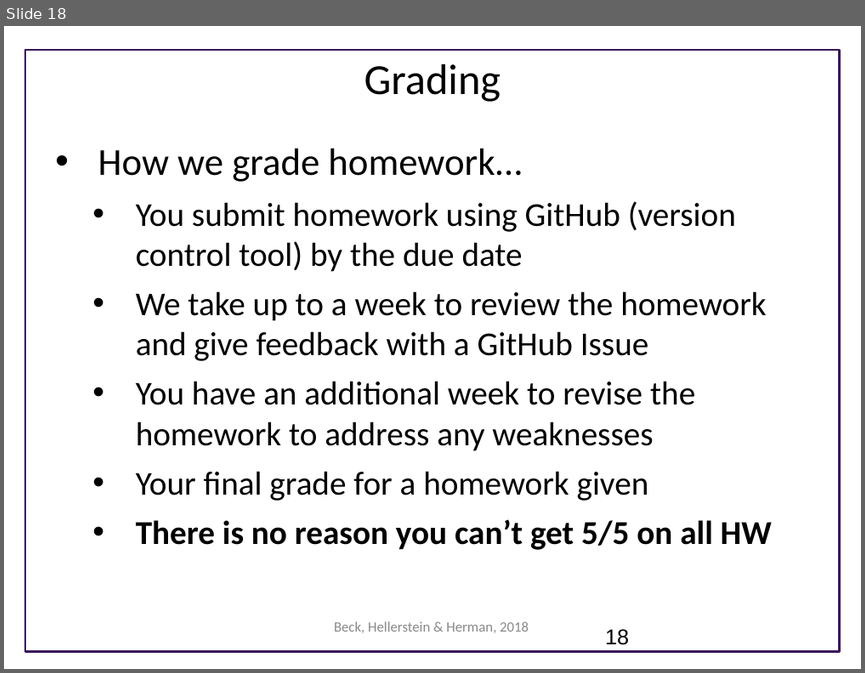
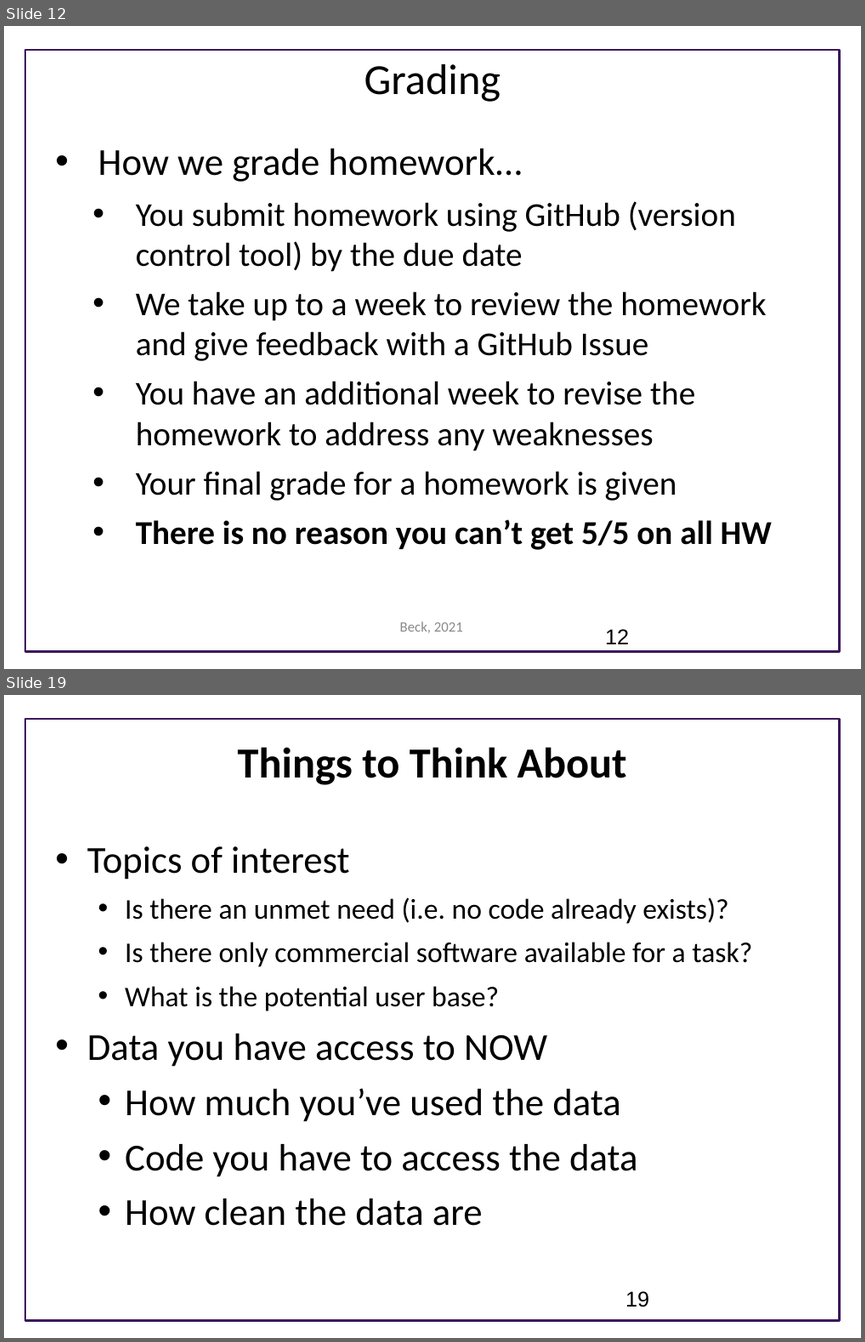
Before and after one commit to UWSEDS/lecture-materials, a slide deck: 01_overview/Course Introduction.pptx. Shown one above the other, each under a label of ours: slide 18 before the commit, slides 12 and 19 after it; the slides between them are not shown. The pictures are 865x673 and 865x1342 pixels, drawn with LibreOffice and Linux fonts; fonts in the diff are those of the drawing; background and template pictures are left out. Boxes give left, top, right and bottom in pixels: in the first picture for what was removed or moved away, otherwise in the second. Text is boxed around its words. In the diff, an @@ line names an element or a change of style, - is before the commit and + after.

```diff
--- a/01_overview/Course Introduction.pptx
+++ b/01_overview/Course Introduction.pptx
@@ slide 19 added at box(4, 695, 861, 1338), background #FFFFFF; not listed: 1 template element that a slide beside it also shows @@
@@ text added at box(238, 747, 627, 785), 36 pt, text #000000, bold @@
+Things to Think About
@@ text added at box(87, 846, 752, 1225), 24 pt, text #000000 @@
+• Topics of interest
+  • Is there an unmet need (i.e. no code already exists)?
+  • Is there only commercial software available for a task?
+  • What is the potential user base?
+• Data you have access to NOW
+  • How much you’ve used the data
+  • Code you have to access the data
+  • How clean the data are
@@ page number added at box(625, 1291, 649, 1307), 18 pt, text #000000 @@
+19
@@ what was slide 18 is now slide 12 @@
@@ slide 12 changed as well @@
@@ text at box(136, 471, 677, 500): text changed @@
-  • Your final grade for a homework given
+  • Your final grade for a homework is given
@@ text at box(400, 621, 463, 633): text changed @@
-Beck, Hellerstein & Herman, 2018
+Beck, 2021
@@ page number at box(605, 629, 629, 644): text changed @@
-18
+12
```
Also in this commit, not shown: 12 other slides changed, 11 other slides added, 6 slides removed.
